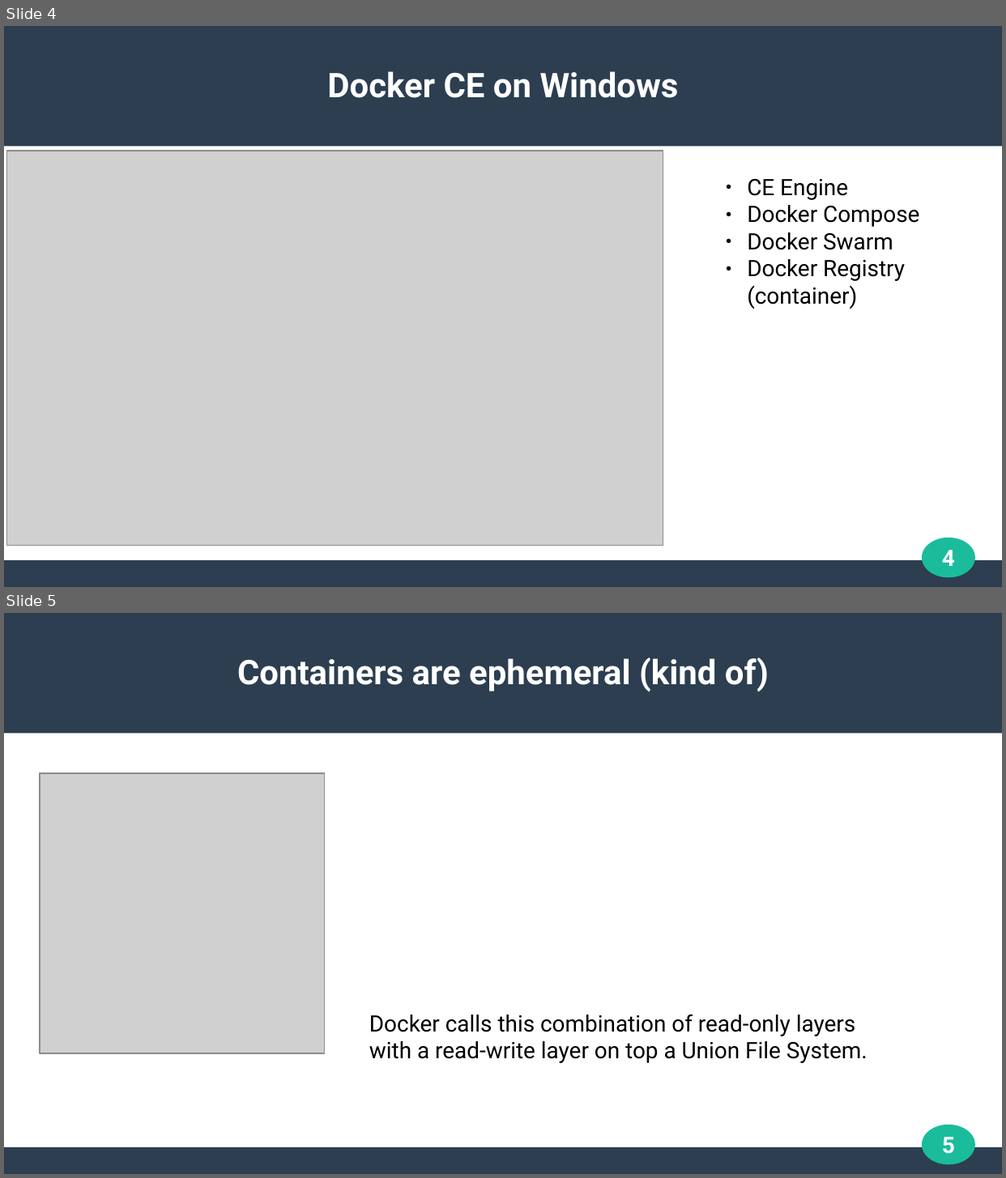
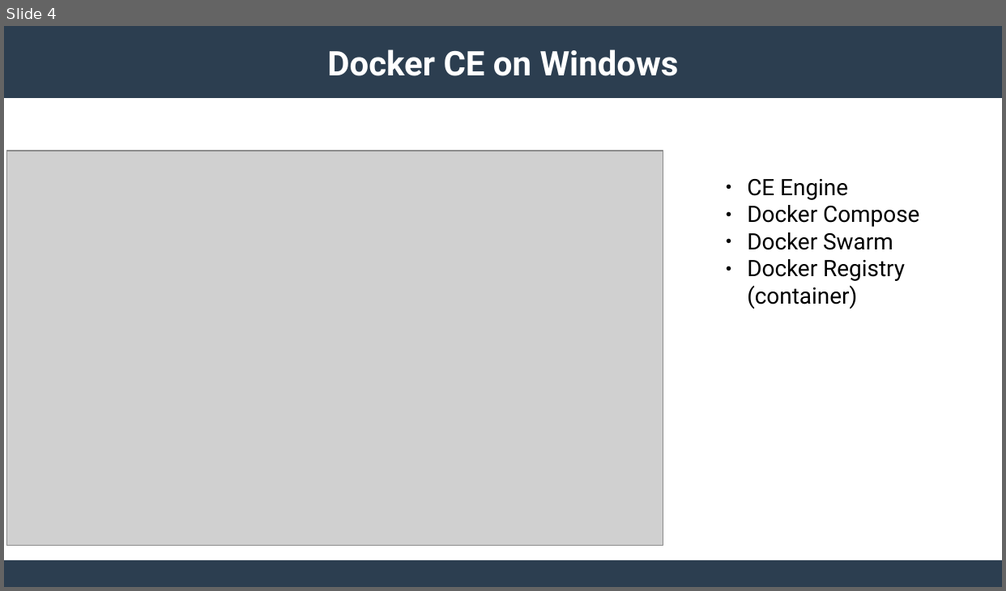
Before and after one commit to Dallas-OSS/meetup20171007, a slide deck: OSS-Containers.odp. Shown one above the other, each under a label of ours: slides 4 and 5 before the commit, slide 4 after it. The pictures are 1006x1178 and 1006x591 pixels, drawn with LibreOffice and Linux fonts; fonts in the diff are those of the drawing; grey boxes stand for pictures. Boxes give left, top, right and bottom in pixels: in the first picture for what was removed or moved away, otherwise in the second. Text is boxed around its words. In the diff, an @@ line names an element or a change of style, - is before the commit and + after.

```diff
--- a/OSS-Containers.odp
+++ b/OSS-Containers.odp
@@ slide 5 removed at [4,613,1002,1174], background #FFFFFF; not listed: 3 template elements that a slide beside it also shows @@
@@ title removed at [237,658,769,692] @@
-Containers are ephemeral (kind of)
@@ picture removed at [40,773,325,1054] @@
@@ text removed at [369,1014,867,1063] @@
-Docker calls this combination of read-only layers with a read-write layer on top a Union File System.
@@ page number removed at [942,1137,955,1154] @@
-5
@@ slide 4 changed as well @@
@@ rectangle: place and size @@
-rectangle at [4,26,1002,147]
+rectangle at [4,26,1002,98]
@@ title "Docker CE on Windows": place and size @@
-title "Docker CE on Windows" at [327,71,679,98]
+title "Docker CE on Windows" at [327,49,679,76]
@@ ellipse removed at [923,538,976,578] @@
@@ page number removed at [942,550,955,566] @@
-4
```
Also in this commit, not shown: 3 other slides changed, 7 slides added.
